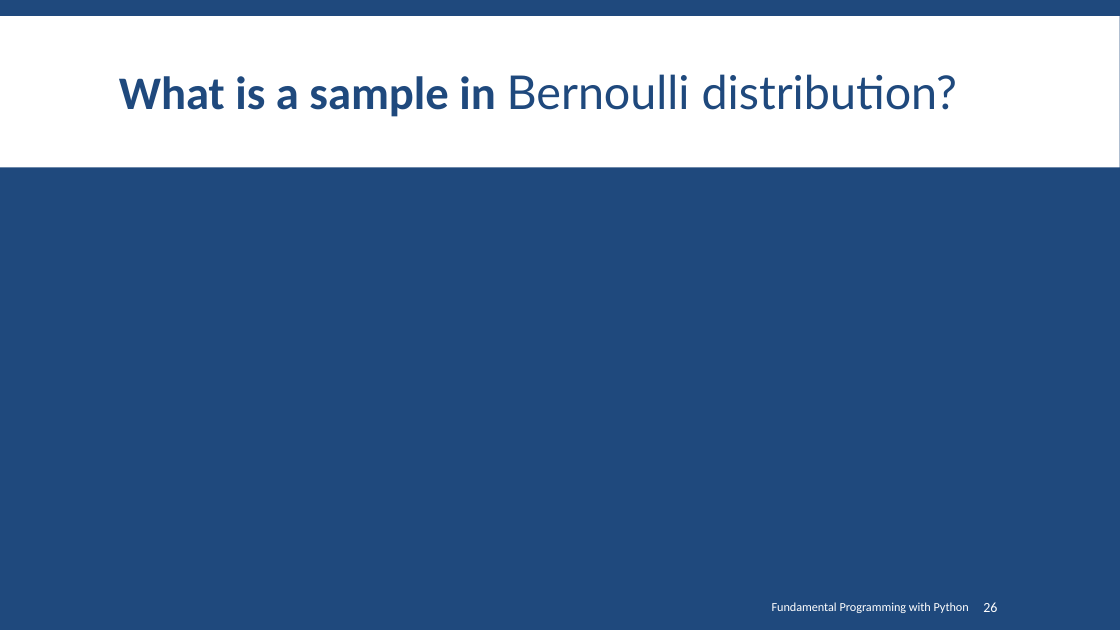
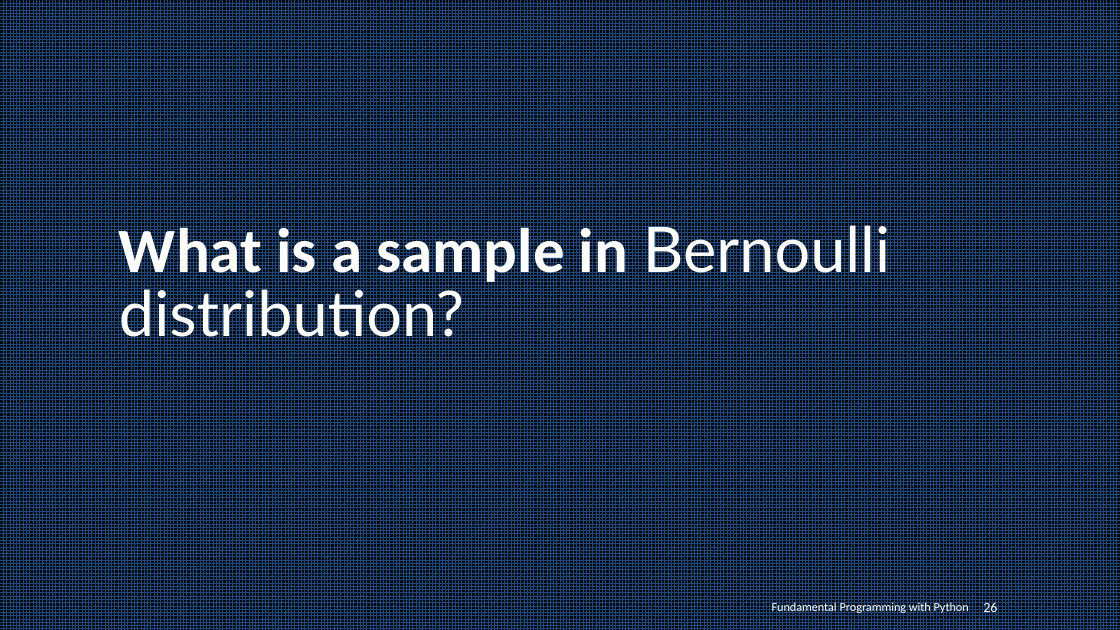
Before and after one commit to SharifPythonSpace/Course1401, a slide deck: slide 26 of Slide/18- What is Numerical Calculation.pptx. Drawn at 1120x630 pixels with LibreOffice and Linux fonts; fonts in the diff are those of the drawing; background and template pictures are left out. Boxes give left, top, right and bottom in pixels: in the first picture for what was removed or moved away, otherwise in the second. Text is boxed around its words. In the diff, an @@ line names an element or a change of style, - is before the commit and + after.

Commit message:
updated minor

```diff
--- a/Slide/18- What is Numerical Calculation.pptx
+++ b/Slide/18- What is Numerical Calculation.pptx
@@ background #1F497D to pattern #1F497D on #000000 @@
@@ rectangle removed at [0, 16, 1120, 167] @@
@@ title "What is a sample in ...": place and size @@
-title "What is a sample in ..." at [119, 74, 957, 117]
+title "What is a sample in ..." at [119, 218, 890, 349]
@@ title "What is a sample in ..." at [119, 218, 890, 349]: size 40 to 54 pt, text colour #1F497D to #FFFFFF @@
```
